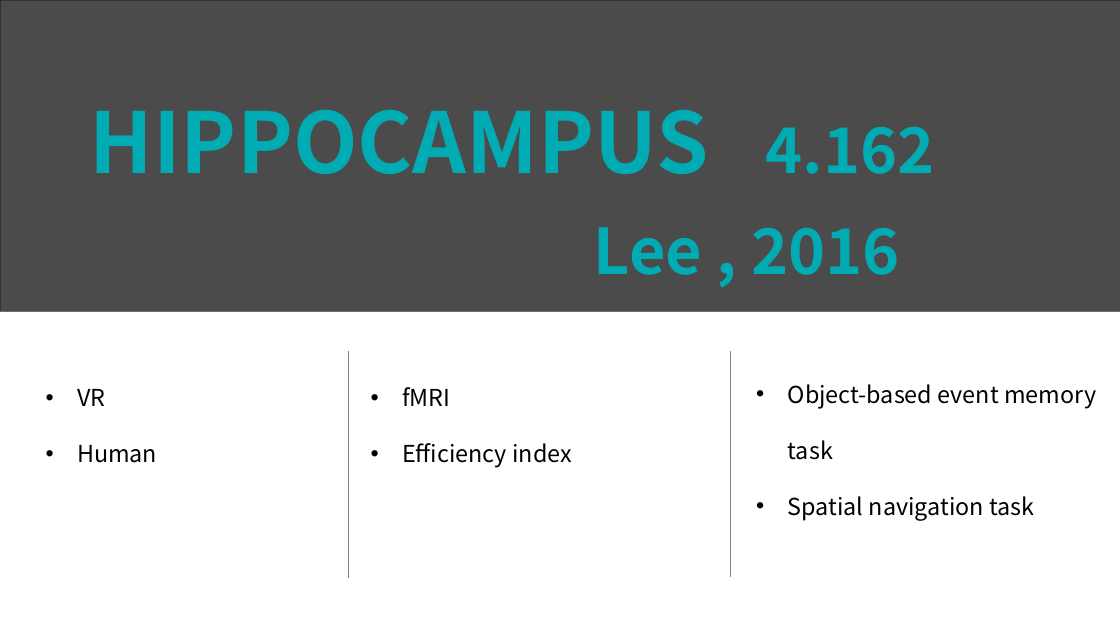
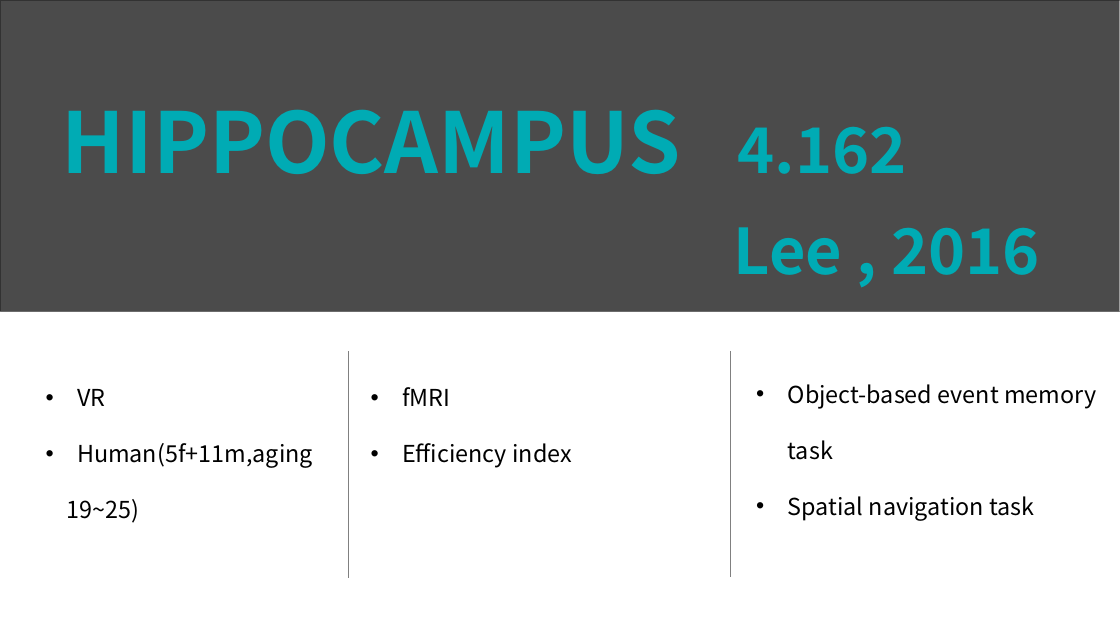
Before and after one commit to lsyoath/sheepy, a slide deck: slide 19 of Event/Lateralization.pptx. Drawn at 1120x630 pixels with LibreOffice and Linux fonts; fonts in the diff are those of the drawing; grey boxes stand for pictures. Boxes give left, top, right and bottom in pixels: in the first picture for what was removed or moved away, otherwise in the second. Text is boxed around its words. In the diff, an @@ line names an element or a change of style, - is before the commit and + after.

Commit message:
1511

```diff
--- a/Event/Lateralization.pptx
+++ b/Event/Lateralization.pptx
@@ text "HIPPOCAMPUS 4.162" rewrapped from box(90, 110, 935, 275) to box(62, 110, 1040, 275) @@
@@ text at box(66, 443, 313, 523): text changed @@
-• Human
+• Human(5f+11m,aging
+19~25)
```
Also in this commit, not shown: 22 slides added, 10 slides removed.
